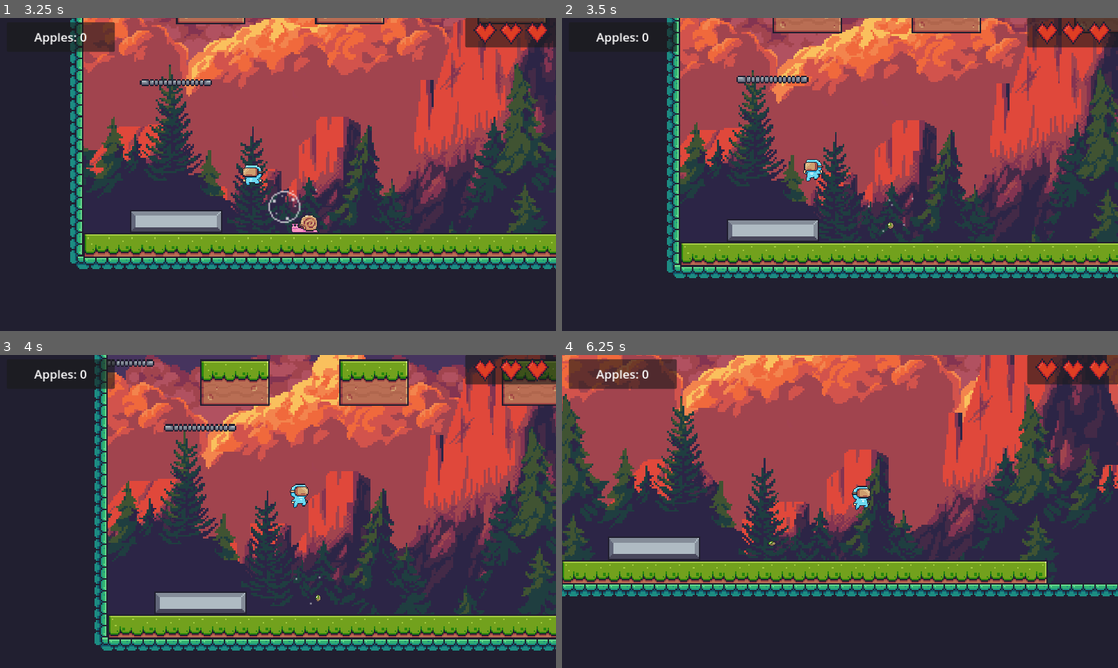
Above: before the commit, frames 1-4 (two rows, left to right).
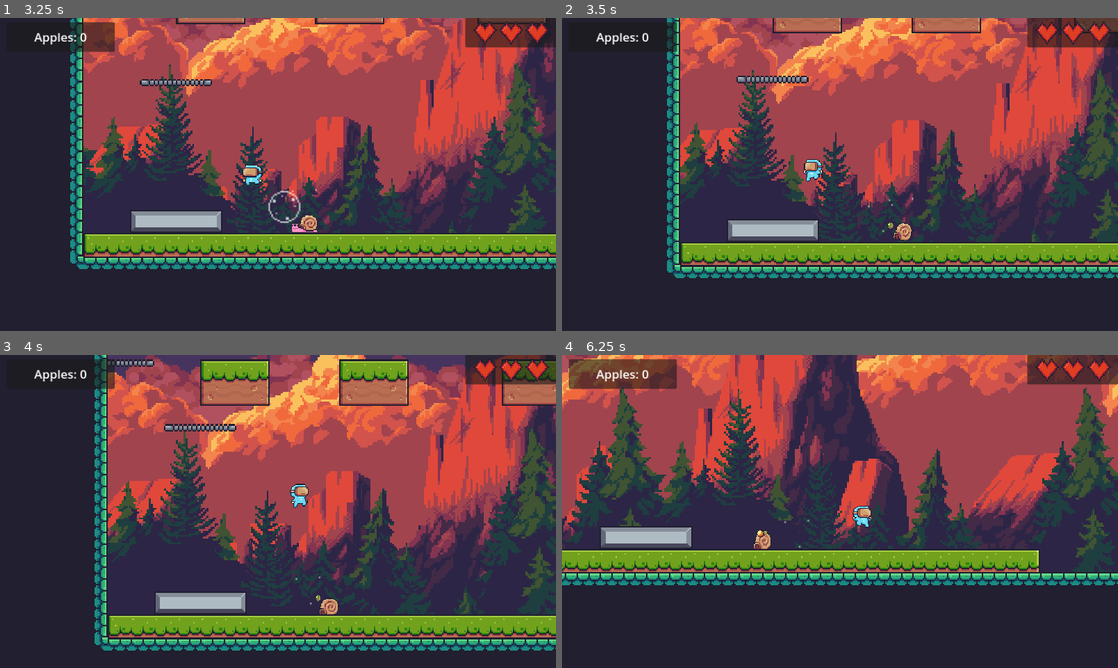
Above: after the commit, the same moments.

Repository: spageektti/simple-platformer-godot
Game: Godot game, scene res://scenes/menu/main_menu.tscn
Two runs of this game, one before a commit and one after it. Both use one fixed random seed, a clock stepped at 60 frames per second and the inputs below.
Inputs:
- Up to frame 1 (3.25 s): click "Level 4" at 0.5 s; hold D (right) 1.28-2.78 s; tap Space (up) at 1.35, 1.52, 1.82, 2.1, 2.27, 2.57, 2.85 s; hold Left (left) from 2.78 s (still down)
- Up to frame 2 (3.5 s): keep holding Left (left)
- Up to frame 3 (4 s): release Left (left) at 3.53 s; hold D (right) from 3.53 s (still down); tap Space (up) at 3.6, 3.77 s
- Up to frame 4 (6.25 s): tap Space (up) at 4.07, 4.35, 4.52, 4.82, 5.1, 5.27, 5.57, 5.85 s; release D (right) at 5.03 s; hold Left (left) 5.03-5.78 s; hold D (right) from 5.78 s (still down)

Frame 1 is identical in both runs. In frame 2, 0.1% of the frame differs, in the area x 59-63%, y 65-72%; in frame 3, 0.1%; in frame 4, 55%, in the area x 0-100%, y 0-78%.

Commit message:
continue making snail

Diff:
--- a/scenes/levels/level4.tscn
+++ b/scenes/levels/level4.tscn
@@ -902,6 +902,7 @@
 
 [node name="border6" parent="." instance=ExtResource("19_3qu3e")]
 position = Vector2(992, 688)
+metadata/shell_passtrough = true
 
 [node name="border7" parent="." instance=ExtResource("19_3qu3e")]
 position = Vector2(1394, 694)
--- a/scenes/objects/border.tscn
+++ b/scenes/objects/border.tscn
@@ -4,6 +4,7 @@
 b = Vector2(0, 2)
 
 [node name="border" type="Area2D"]
+metadata/shell_passtrough = false
 
 [node name="CollisionShape2D" type="CollisionShape2D" parent="."]
 shape = SubResource("SegmentShape2D_v7vh0")
--- a/scenes/objects/characters/enemies/snail.gd
+++ b/scenes/objects/characters/enemies/snail.gd
@@ -3,6 +3,10 @@
 @onready var game_manager = %GameManager
 @onready var animated_sprite_2d = $AnimatedSprite2D
 @export var moving = false
+
+var is_shell = false
+var is_moving_shell = false
+var hit_from_up = false
 
 var pineapple = load("res://scenes/objects/items/collectables/pineapple.tscn")
 var apple = load("res://scenes/objects/items/collectables/apple.tscn")
@@ -35,7 +39,7 @@
 	if(lockPositionY):
 		position.y = lock_position_y
 
-	if(moving):
+	if((moving and not is_shell) or is_moving_shell):
 		if(isLeft):
 			position.x += delta * 50
 		else:
@@ -52,12 +56,20 @@
 		print(body.position.y)
 		print(position.y)
 		if(y_delta > 6):
-			animated_sprite_2d.play("hit")
+			if(is_shell):
+				animated_sprite_2d.play("shell_hit_top")
+				hit_from_up = true
+			else:
+				animated_sprite_2d.play("hit")
 			body.display_particle()
 			body.jump()
 		else:
-			game_manager.decrease_health()
-			body.hit()
+			if(is_shell):
+				is_moving_shell = true
+				animated_sprite_2d.play("shell_hit_side")
+			else:
+				game_manager.decrease_health()
+				body.hit()
 			if(x_delta > 0):
 				body.jump_back(250)
 			else:
@@ -66,10 +78,14 @@
 
 func _on_animated_sprite_2d_animation_finished():
 	display_random_fruit()
-	queue_free()
+	if(is_shell and hit_from_up):
+		queue_free()
+	if(not is_shell):
+		is_shell = true
+		animated_sprite_2d.play("shell_idle")
 
 func _on_area_2d_area_entered(area):
-	if area.get_name().begins_with("border"):
+	if area.get_name().begins_with("border") and (not is_shell or not area.get_meta("shell_passtrough")):
 		isLeft = not isLeft
 	print(area.get_name())
 
--- a/scenes/objects/characters/enemies/snail.tscn
+++ b/scenes/objects/characters/enemies/snail.tscn
@@ -308,7 +308,7 @@
 "duration": 1.0,
 "texture": SubResource("AtlasTexture_4y24p")
 }],
-"loop": true,
+"loop": false,
 "name": &"shell_hit_side",
 "speed": 15.0
 }, {
@@ -328,7 +328,7 @@
 "duration": 1.0,
 "texture": SubResource("AtlasTexture_46wsa")
 }],
-"loop": true,
+"loop": false,
 "name": &"shell_hit_top",
 "speed": 15.0
 }, {
@@ -371,6 +371,7 @@
 position = Vector2(12.5, 12.5)
 scale = Vector2(1.78125, 1.78125)
 sprite_frames = SubResource("SpriteFrames_pwcby")
+animation = &"shell_hit_top"
 autoplay = "default"
 
 [node name="CollisionShape2D" type="CollisionShape2D" parent="."]
